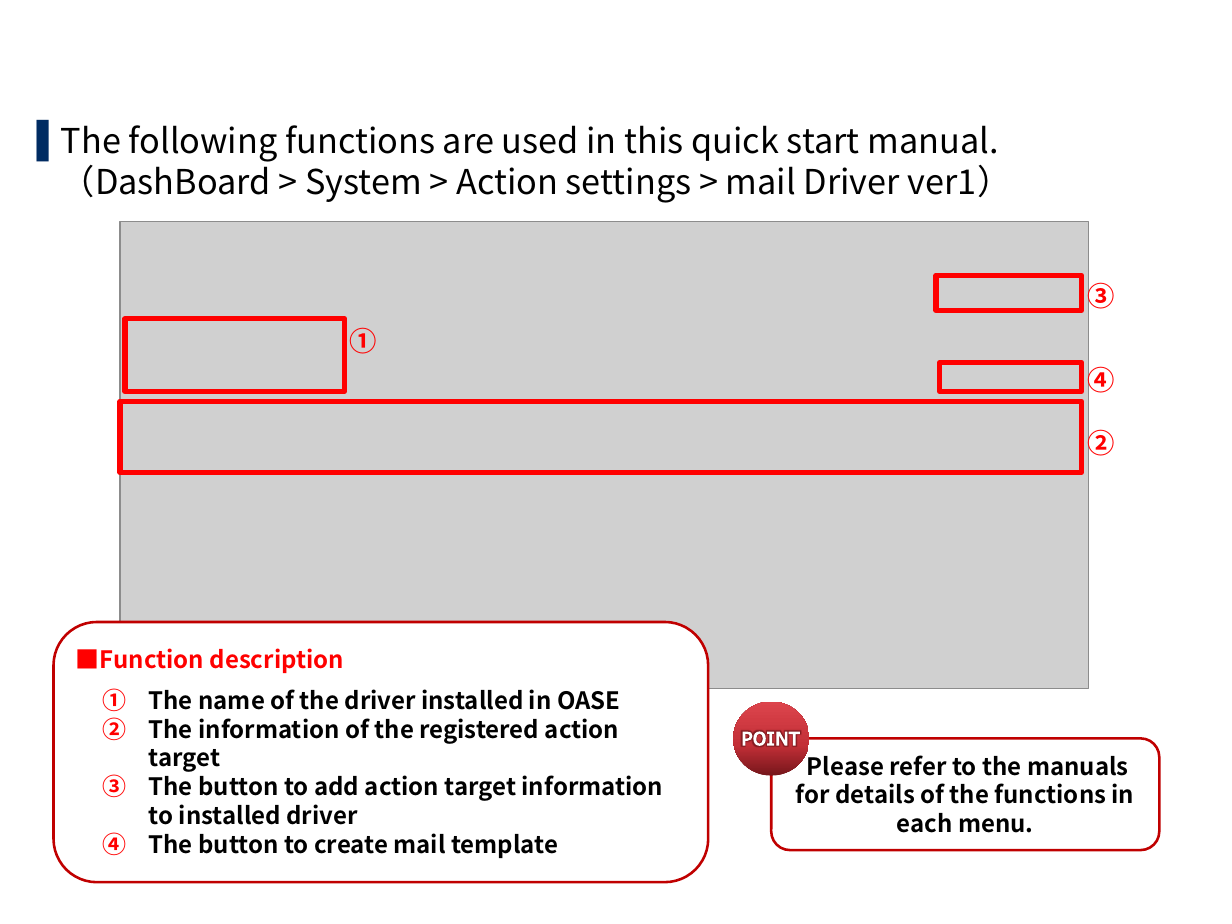
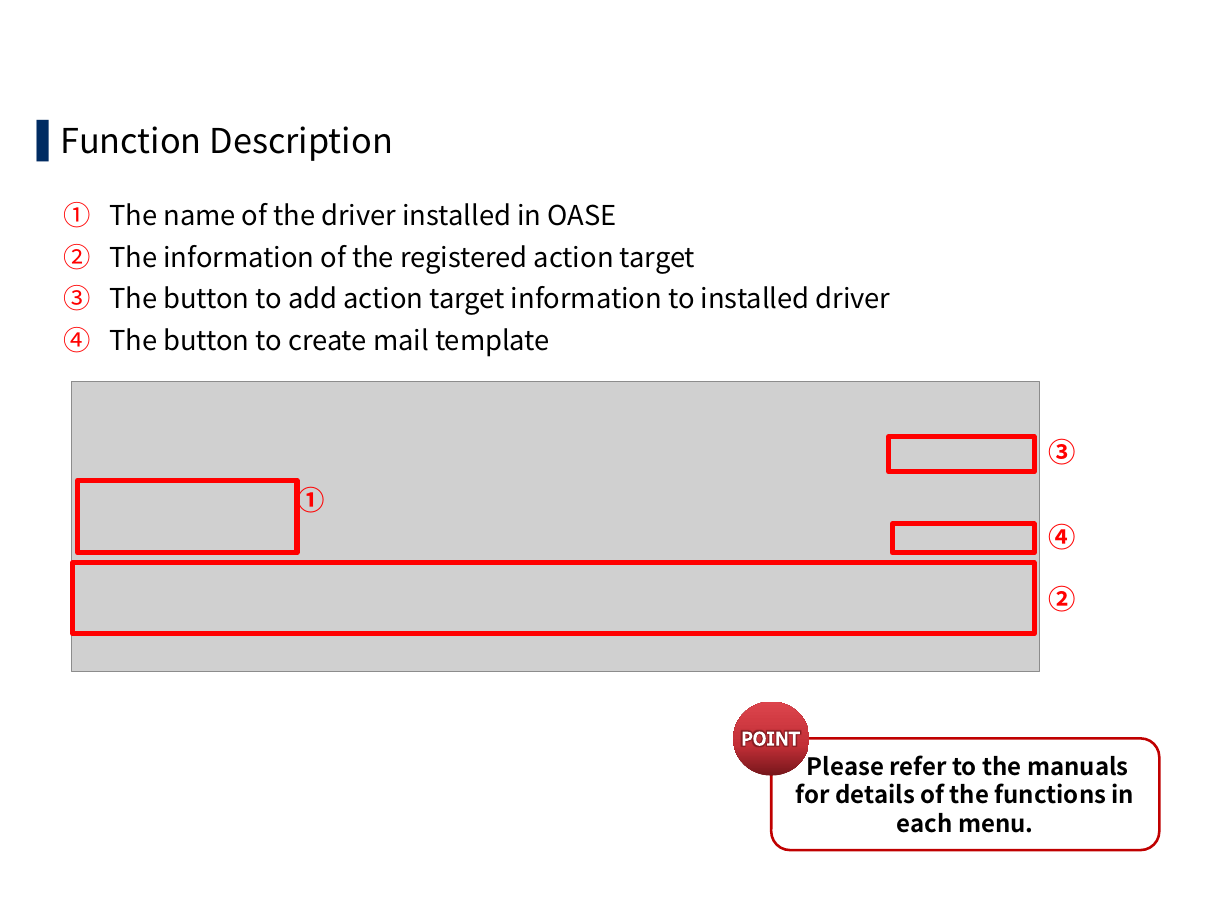
Before and after one commit to exastro-suite/oase-docs, a slide deck: slide 8 of asset/Learn/OASE-quickstart.pptx (slide 6 before the commit). Drawn at 1232x924 pixels with LibreOffice and Linux fonts; fonts in the diff are those of the drawing; grey boxes stand for pictures; background and template pictures are left out. Boxes give left, top, right and bottom in pixels: in the first picture for what was removed or moved away, otherwise in the second. Text is boxed around its words. In the diff, an @@ line names an element or a change of style, - is before the commit and + after.

```diff
--- a/asset/Learn/OASE-quickstart.pptx
+++ b/asset/Learn/OASE-quickstart.pptx
@@ text at box(61, 126, 891, 357): text changed; size 20 to 16 pt @@
-▌ The following functions are used in this quick start manual.
-  （DashBoard > System > Action settings > mail Driver ver1）
+▌ Function Description
+1. The name of the driver installed in OASE
+2. The information of the registered action target
+3. The button to add action target information to installed driver
+4. The button to create mail template
@@ title at box(63, 202, 90, 353): text changed @@
-1.3 Screen description（Action setting screen）
+1.4 Screen description（Action setting screen）
@@ picture: place and size @@
-picture at box(120, 222, 1088, 689)
+picture at box(71, 382, 1039, 671)
@@ 3 rectangles, 1 text: place and size @@
-3 rectangles, 1 text at box(126, 275, 1082, 392)
+3 rectangles, 1 text at box(78, 436, 1034, 553)
@@ 3 texts: place and size @@
-3 texts at box(1087, 278, 1114, 461)
+3 texts at box(1049, 438, 1076, 612)
@@ rectangle: place and size @@
-rectangle at box(120, 402, 1080, 473)
+rectangle at box(73, 563, 1034, 634)
@@ rounded rectangle removed at box(53, 622, 707, 882) @@
-■Function description
-1. The name of the driver installed in OASE
-2. The information of the registered action target
-3. The button to add action target information to installed driver
-4. The button to create mail template
```
Also in this commit, not shown: 25 other slides changed, 8 slides added, 1 slide removed, 1 other file.
